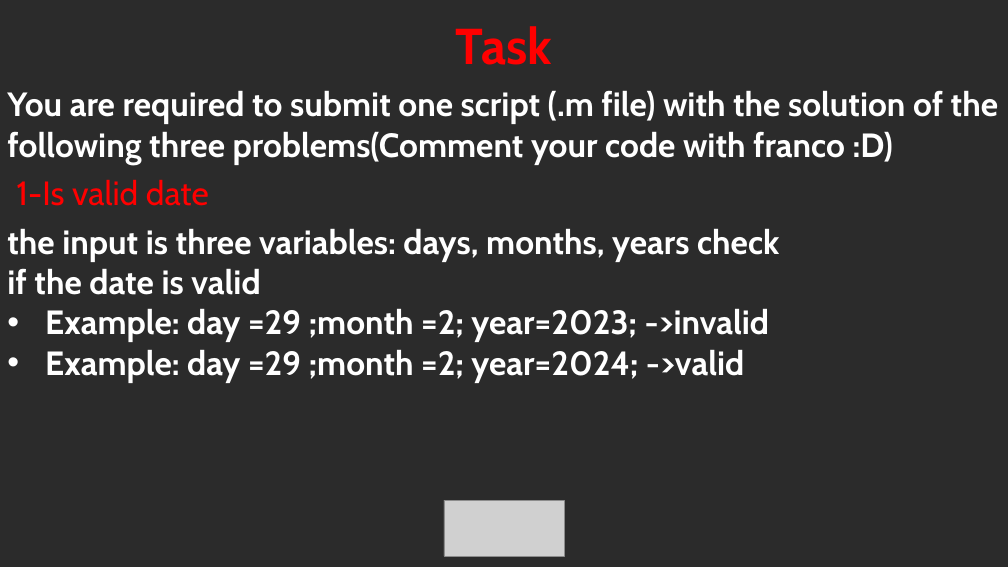
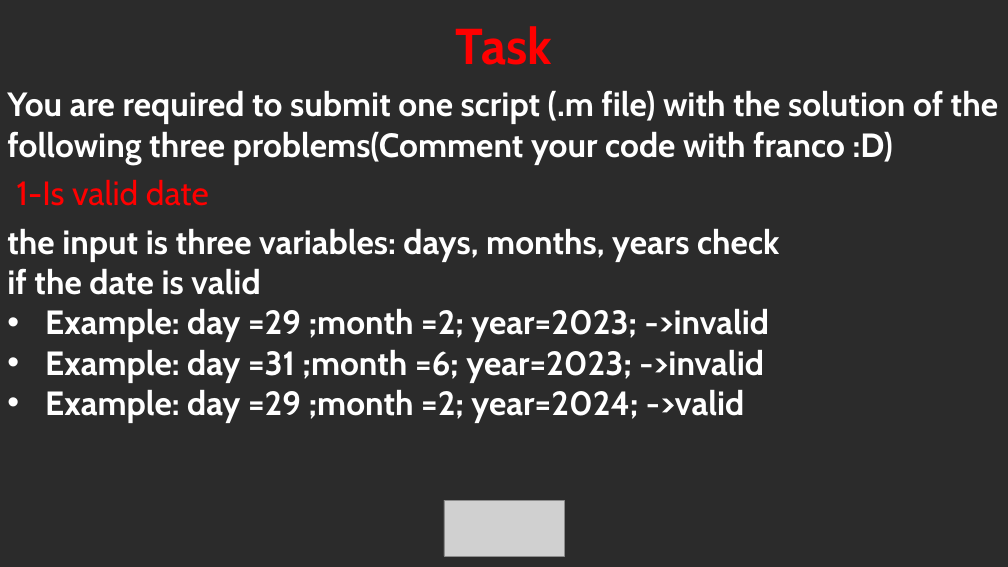
Before and after one commit to Youssef-Ahmed73/MATLAB-Simulink-workshop---Aviation-club-2026, a slide deck: slide 23 of Session 2/Slides/Session 2.pptx. Drawn at 1008x567 pixels with LibreOffice and Linux fonts; fonts in the diff are those of the drawing; grey boxes stand for pictures; background and template pictures are left out; a plain dark background stands for a picture behind light text. Boxes give left, top, right and bottom in pixels: in the first picture for what was removed or moved away, otherwise in the second. Text is boxed around its words. In the diff, an @@ line names an element or a change of style, - is before the commit and + after.

```diff
--- a/Session 2/Slides/Session 2.pptx
+++ b/Session 2/Slides/Session 2.pptx
@@ text at (45, 349, 764, 383): paragraph added @@
+• Example: day =31 ;month =6; year=2023; ->invalid
```
Also in this commit, not shown: 2 other slides changed, 1 other file.
